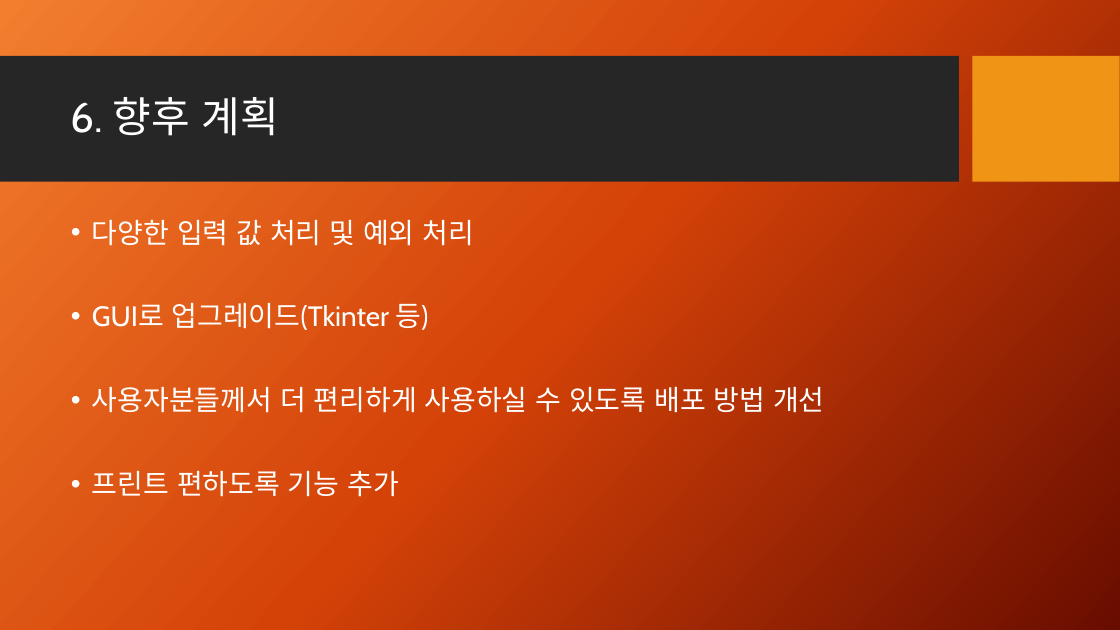
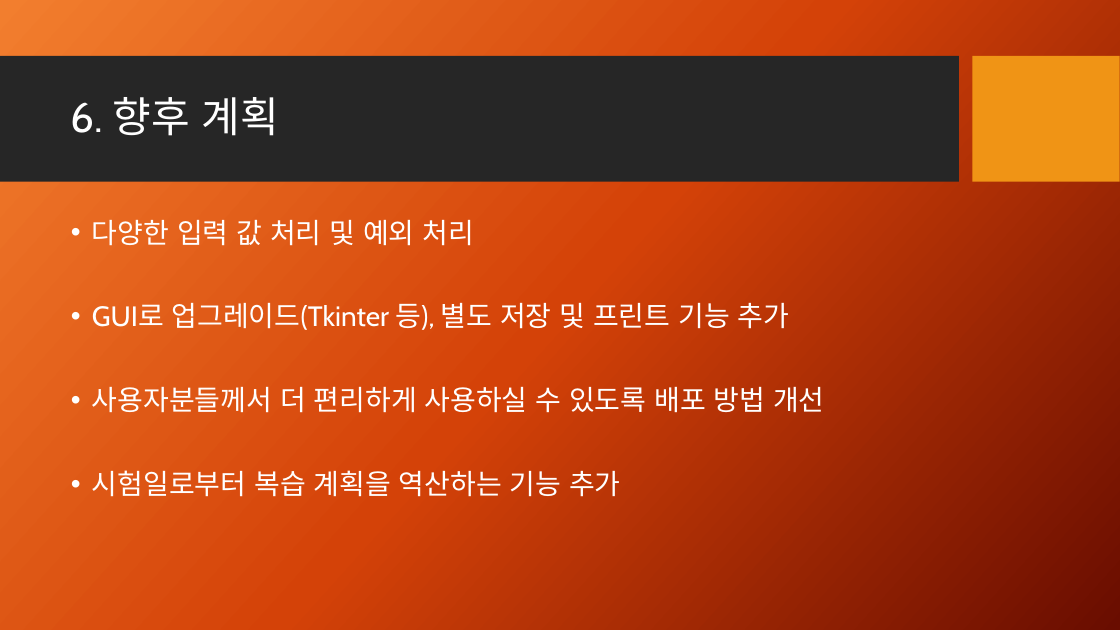
Before and after one commit to bubjoin/spaced-practice, a slide deck: slide 8 of PPT/spc_display.pptx. Drawn at 1120x630 pixels with LibreOffice and Linux fonts; fonts in the diff are those of the drawing; background and template pictures are left out. Boxes give left, top, right and bottom in pixels: in the first picture for what was removed or moved away, otherwise in the second. Text is boxed around its words. In the diff, an @@ line names an element or a change of style, - is before the commit and + after.

Commit message:
Update spc_display.pptx next plan

```diff
--- a/PPT/spc_display.pptx
+++ b/PPT/spc_display.pptx
@@ text at (x1=92, y1=302, x2=790, y2=330): text changed @@
-• GUI로 업그레이드(Tkinter 등)
+• GUI로 업그레이드(Tkinter 등), 별도 저장 및 프린트 기능 추가
@@ text at (x1=92, y1=470, x2=621, y2=497): text changed @@
-• 프린트 편하도록 기능 추가
+• 시험일로부터 복습 계획을 역산하는 기능 추가
```
